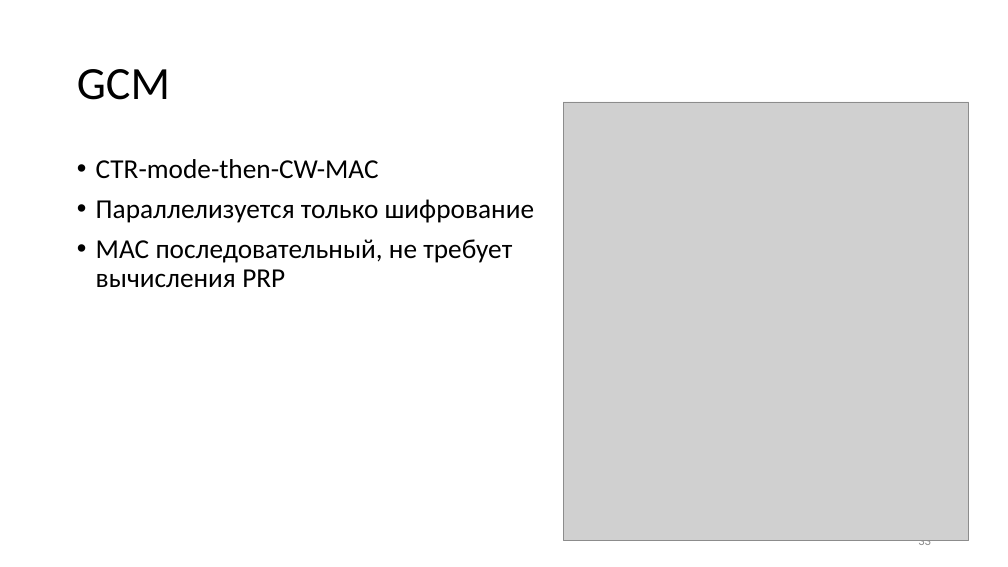
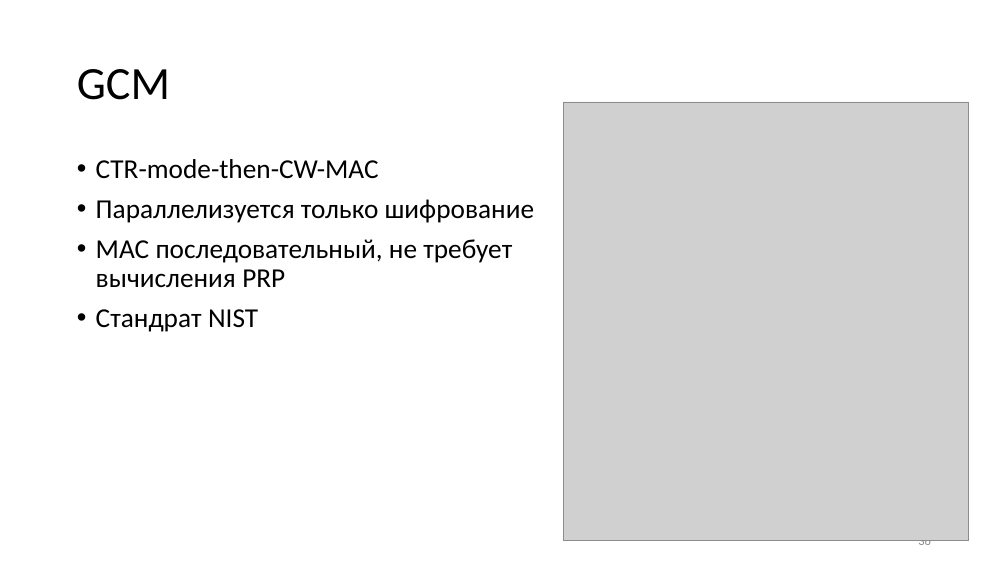
Before and after one commit to GeorgyFirsov-s-forks/CryptoLectures, a slide deck: slide 36 of Lectures/Lecture12.pptx (slide 33 before the commit). Drawn at 1008x567 pixels with LibreOffice and Linux fonts; fonts in the diff are those of the drawing; grey boxes stand for pictures. Boxes give left, top, right and bottom in pixels: in the first picture for what was removed or moved away, otherwise in the second. Text is boxed around its words. In the diff, an @@ line names an element or a change of style, - is before the commit and + after.

```diff
--- a/Lectures/Lecture12.pptx
+++ b/Lectures/Lecture12.pptx
@@ text at (96,309,258,332): paragraph added @@
+• Стандрат NIST
```
Also in this commit, not shown: 12 other slides changed, 6 slides added, 3 slides removed, 3 other files.
